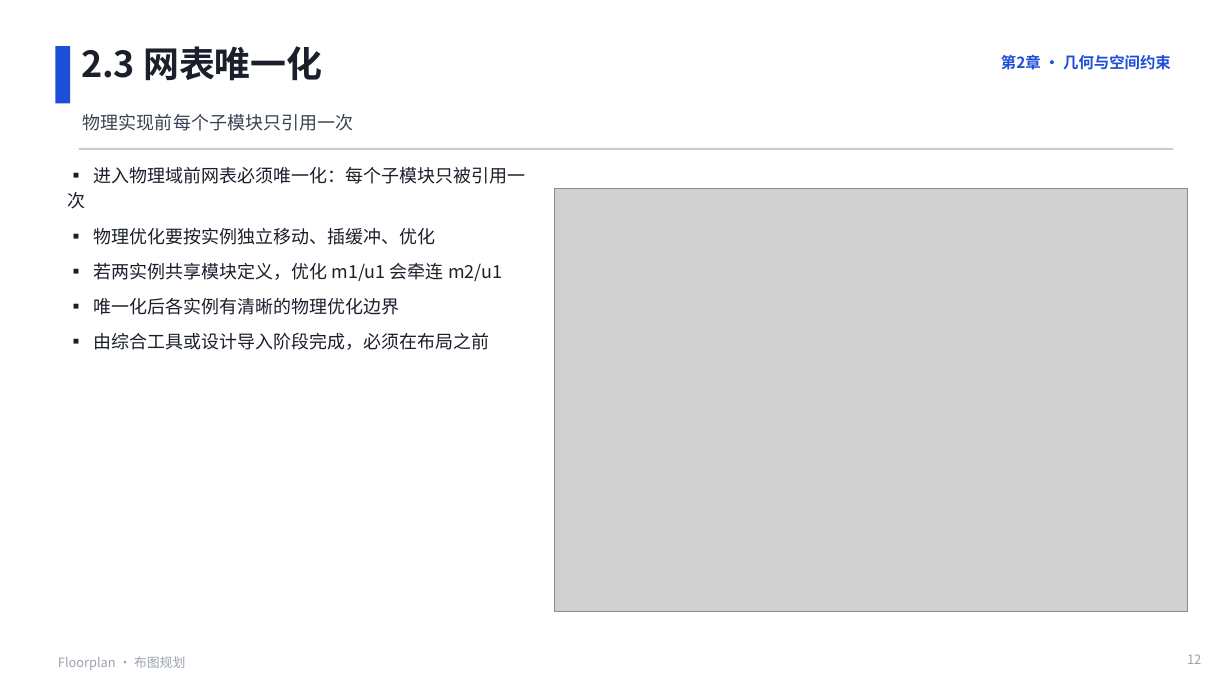
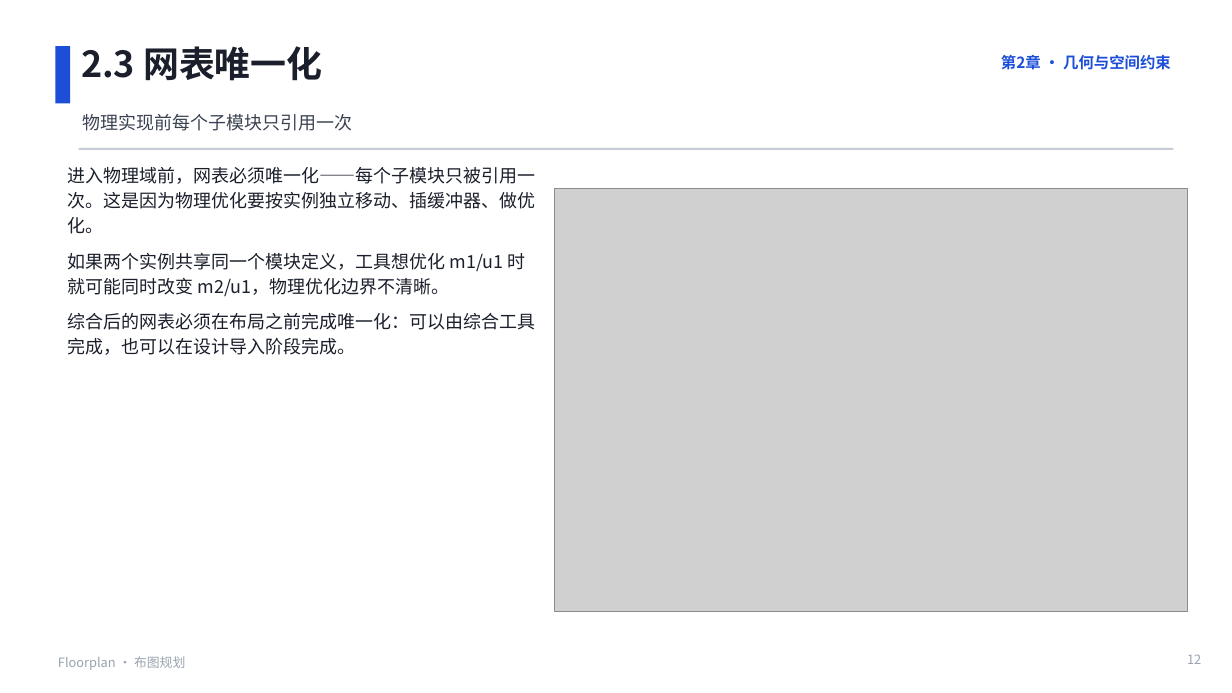
Before and after one commit to JinChengZ18/IC_Learning_Material, a slide deck: slide 12 of IC_Backend_Notes/slides/05_Floorplan.pptx. Drawn at 1232x693 pixels with LibreOffice and Linux fonts; fonts in the diff are those of the drawing; grey boxes stand for pictures. Boxes give left, top, right and bottom in pixels: in the first picture for what was removed or moved away, otherwise in the second. Text is boxed around its words. In the diff, an @@ line names an element or a change of style, - is before the commit and + after.

```diff
--- a/IC_Backend_Notes/slides/05_Floorplan.pptx
+++ b/IC_Backend_Notes/slides/05_Floorplan.pptx
@@ text at [67, 167, 535, 355]: text changed @@
-▪ 进入物理域前网表必须唯一化：每个子模块只被引用一次
-▪ 物理优化要按实例独立移动、插缓冲、优化
-▪ 若两实例共享模块定义，优化 m1/u1 会牵连 m2/u1
-▪ 唯一化后各实例有清晰的物理优化边界
-▪ 由综合工具或设计导入阶段完成，必须在布局之前
+进入物理域前，网表必须唯一化——每个子模块只被引用一次。这是因为物理优化要按实例独立移动、插缓冲器、做优化。
+如果两个实例共享同一个模块定义，工具想优化 m1/u1 时就可能同时改变 m2/u1，物理优化边界不清晰。
+综合后的网表必须在布局之前完成唯一化：可以由综合工具完成，也可以在设计导入阶段完成。
```
Also in this commit, not shown: 2 other slides changed, 28 other files.
